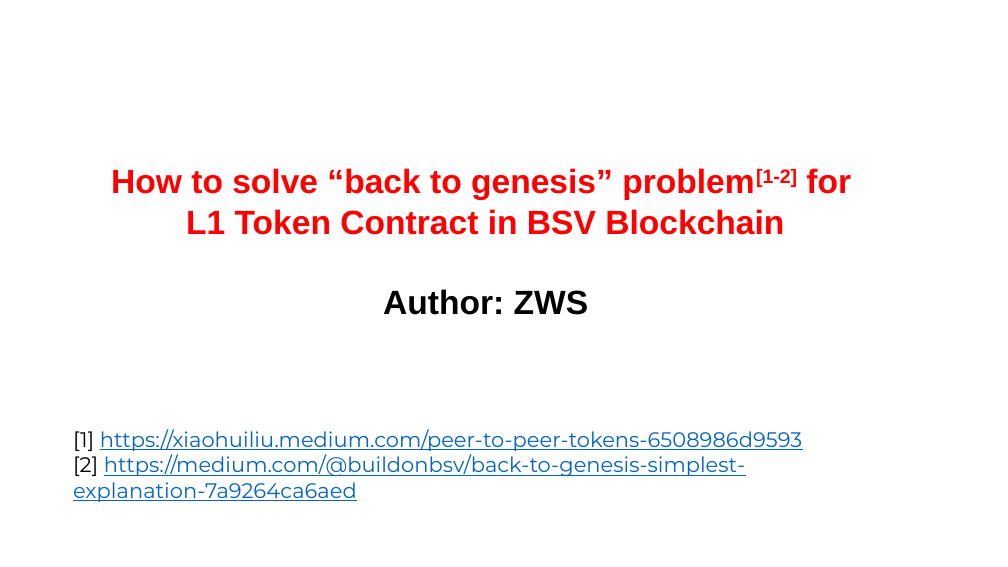
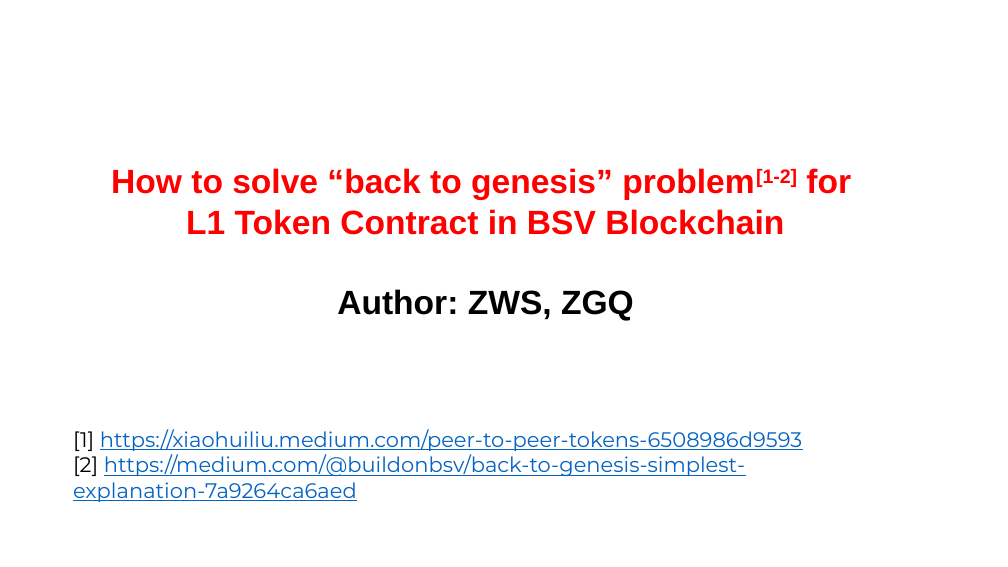
Before and after one commit to TuringBitChain/Document, a slide deck: slide 1 of Solve_BSV-L1-Contract_BackToGenesis_Problem_WithoutHardFork_en.pptx. Drawn at 1008x567 pixels with LibreOffice and Linux fonts; fonts in the diff are those of the drawing. Boxes give left, top, right and bottom in pixels: in the first picture for what was removed or moved away, otherwise in the second. Text is boxed around its words. In the diff, an @@ line names an element or a change of style, - is before the commit and + after.

```diff
--- a/Solve_BSV-L1-Contract_BackToGenesis_Problem_WithoutHardFork_en.pptx
+++ b/Solve_BSV-L1-Contract_BackToGenesis_Problem_WithoutHardFork_en.pptx
@@ text at box(186, 209, 784, 321): text changed @@
-L1 Token Contract in BSV Blockchain
-Author: ZWS
+L1 Token Contract in BSV Blockchain
+Author: ZWS, ZGQ
```
Also in this commit, not shown: 1 other file.
